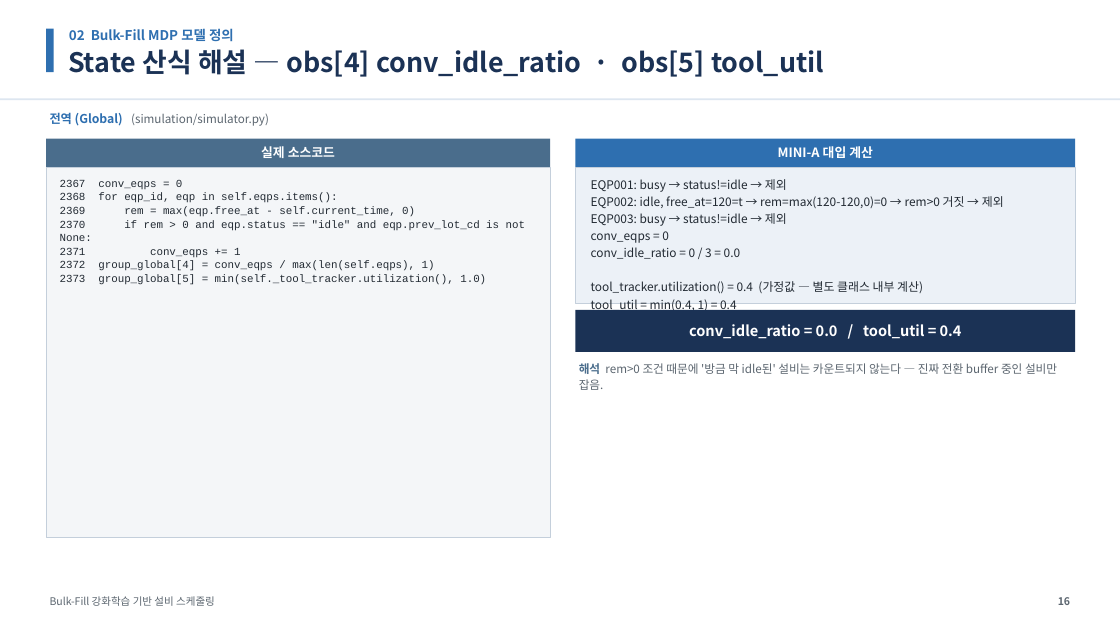
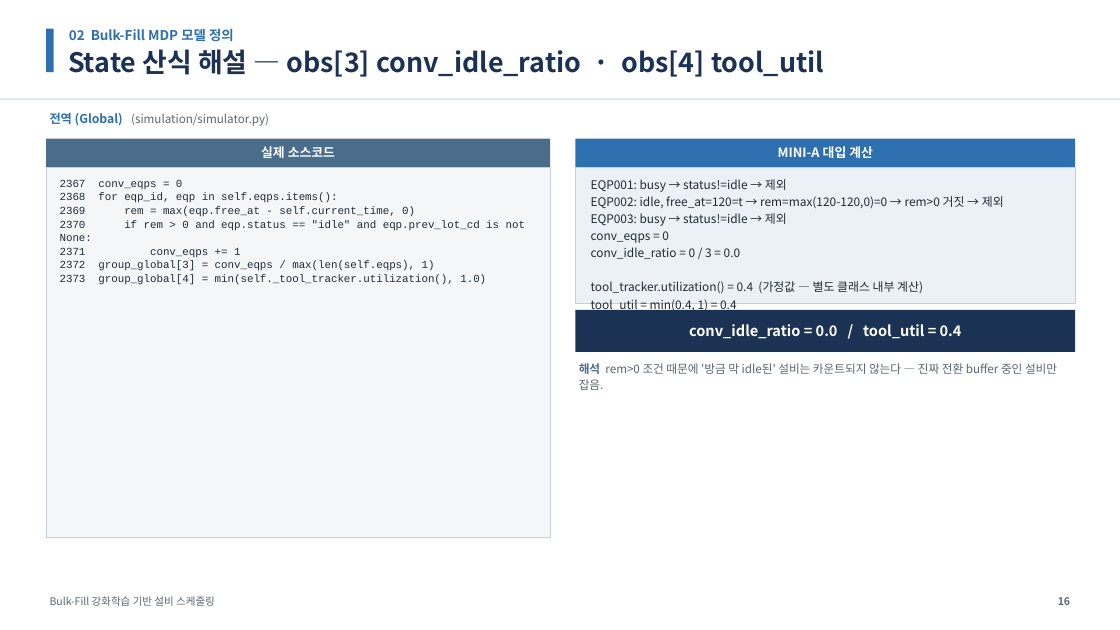
Before and after one commit to relighting123/pjt_scheduling, a slide deck: slide 16 of docs/BulkFill_스케줄링_발표자료.pptx. Drawn at 1120x630 pixels with LibreOffice and Linux fonts; fonts in the diff are those of the drawing. Boxes give left, top, right and bottom in pixels: in the first picture for what was removed or moved away, otherwise in the second. Text is boxed around its words. In the diff, an @@ line names an element or a change of style, - is before the commit and + after.

```diff
--- a/docs/BulkFill_스케줄링_발표자료.pptx
+++ b/docs/BulkFill_스케줄링_발표자료.pptx
@@ text at <box>68,49,824,77</box>: text changed @@
-State 산식 해설 — obs[4] conv_idle_ratio · obs[5] tool_util
+State 산식 해설 — obs[3] conv_idle_ratio · obs[4] tool_util
@@ text at <box>60,261,486,285</box>: text changed @@
-2372 group_global[4] = conv_eqps / max(len(self.eqps), 1)
-2373 group_global[5] = min(self._tool_tracker.utilization(), 1.0)
+2372 group_global[3] = conv_eqps / max(len(self.eqps), 1)
+2373 group_global[4] = min(self._tool_tracker.utilization(), 1.0)
```
Also in this commit, not shown: 49 other slides changed, 3 slides removed, 8 other files.
